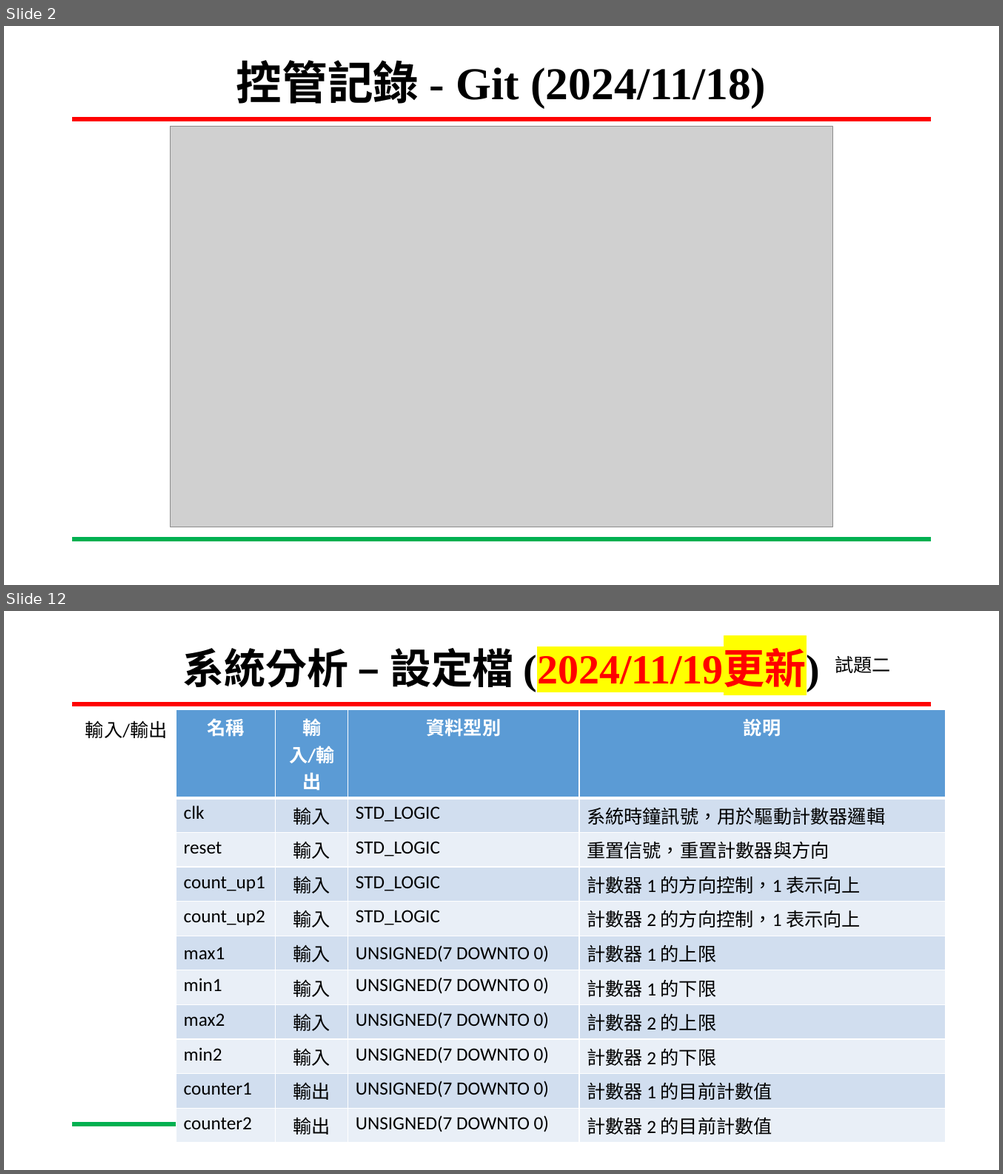
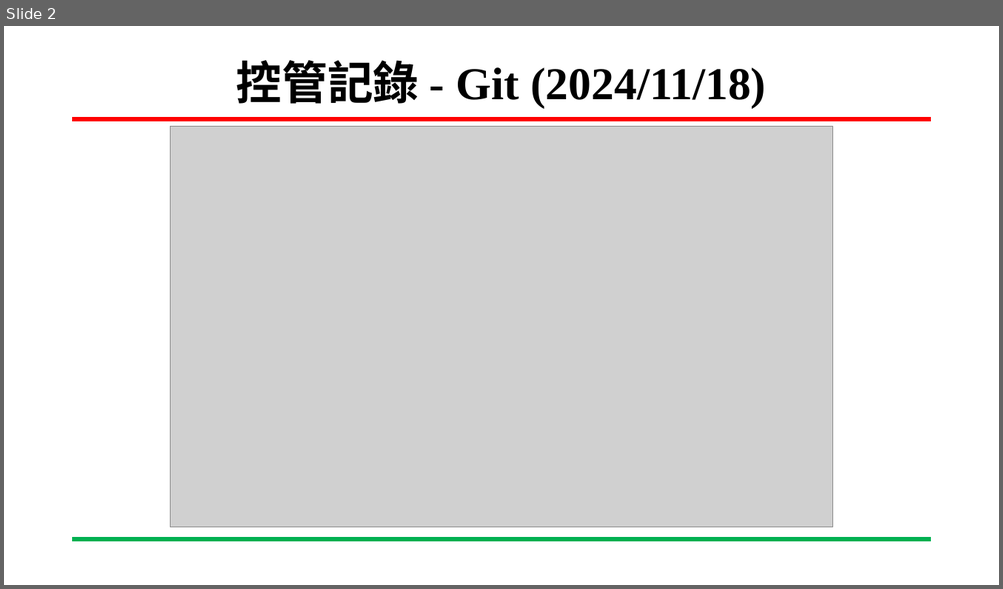
Before and after one commit to wsy0331/SOC-Lab, a slide deck: 專案進度報告_吳紹郁_20241213.pptx. Shown one above the other, each under a label of ours: slides 2 and 12 before the commit, slide 2 after it; the slides between them are not shown. The pictures are 1003x1174 and 1003x589 pixels, drawn with LibreOffice and Linux fonts; fonts in the diff are those of the drawing; grey boxes stand for pictures; background and template pictures are left out. Boxes give left, top, right and bottom in pixels: in the first picture for what was removed or moved away, otherwise in the second. Text is boxed around its words. In the diff, an @@ line names an element or a change of style, - is before the commit and + after.

```diff
--- a/專案進度報告_吳紹郁_20241213.pptx
+++ b/專案進度報告_吳紹郁_20241213.pptx
@@ slide 12 removed at (x1=4, y1=611, x2=999, y2=1170), background #FFFFFF; not listed: 2 template elements that a slide beside it also shows @@
@@ title removed at (x1=182, y1=648, x2=820, y2=691) @@
-系統分析 – 設定檔 (2024/11/19更新)
@@ text removed at (x1=835, y1=656, x2=891, y2=673) @@
-試題二
@@ text removed at (x1=85, y1=721, x2=168, y2=738) @@
-輸入/輸出
@@ table removed at (x1=176, y1=709, x2=945, y2=1138), 11 rows, 4 columns @@
-名稱 | 輸入/輸出 | 資料型別 | 說明
-clk | 輸入 | STD_LOGIC | 系統時鐘訊號，用於驅動計數器邏輯
-reset | 輸入 | STD_LOGIC | 重置信號，重置計數器與方向
-count_up1 | 輸入 | STD_LOGIC | 計數器 1 的方向控制，1 表示向上
-count_up2 | 輸入 | STD_LOGIC | 計數器 2 的方向控制，1 表示向上
-max1 | 輸入 | UNSIGNED(7 DOWNTO 0) | 計數器 1 的上限
-min1 | 輸入 | UNSIGNED(7 DOWNTO 0) | 計數器 1 的下限
-max2 | 輸入 | UNSIGNED(7 DOWNTO 0) | 計數器 2 的上限
-min2 | 輸入 | UNSIGNED(7 DOWNTO 0) | 計數器 2 的下限
-counter1 | 輸出 | UNSIGNED(7 DOWNTO 0) | 計數器 1 的目前計數值
-counter2 | 輸出 | UNSIGNED(7 DOWNTO 0) | 計數器 2 的目前計數值
```
Also in this commit, not shown: 12 slides changed, 2 slides added, 6 other slides removed.
